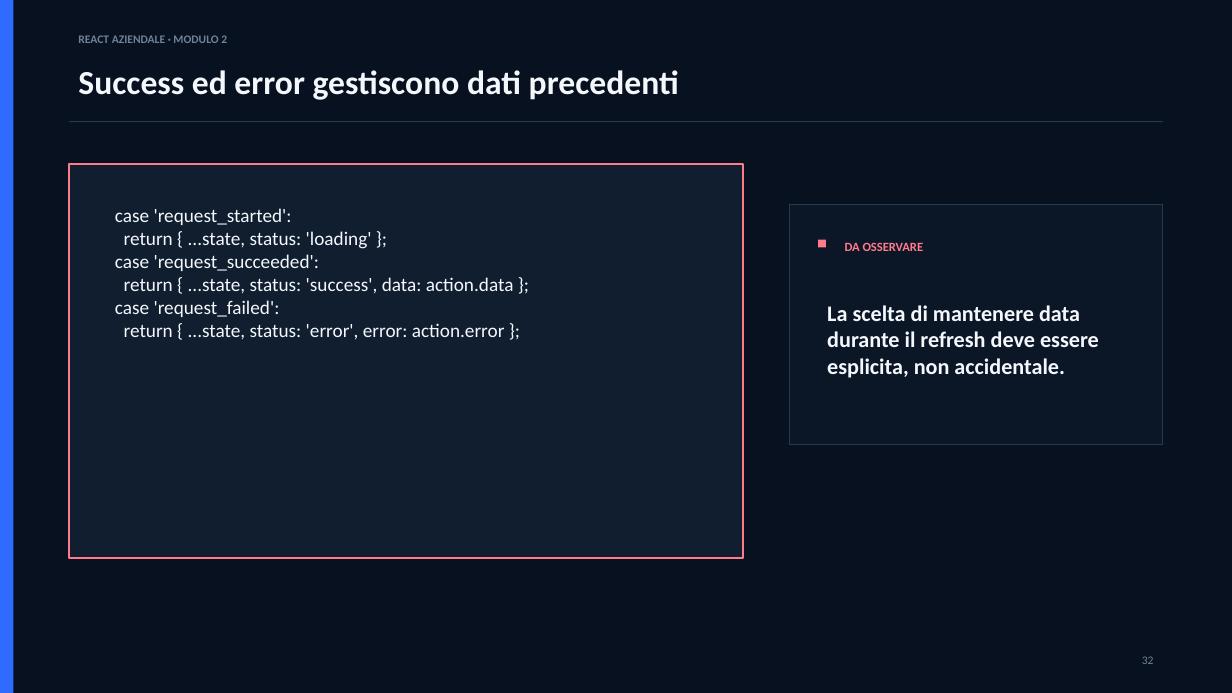
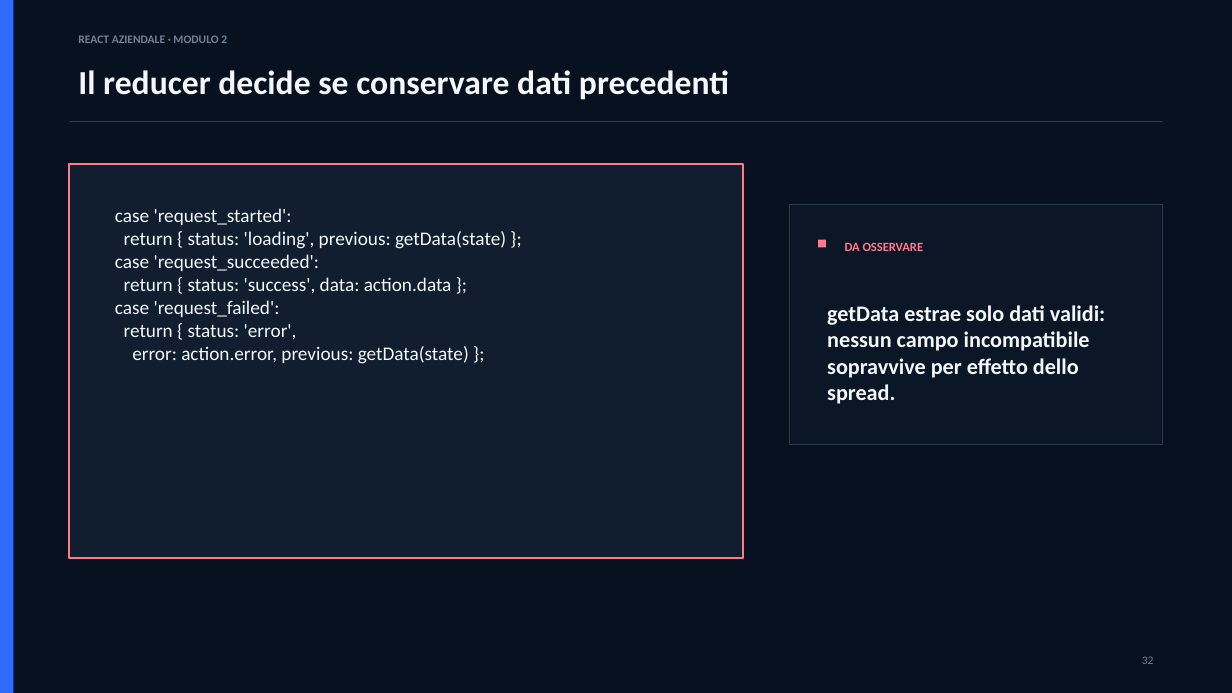
Before and after one commit to marius93rm/reactAziendale, a slide deck: slide 32 of materiali/slides/02-state-management-avanzato/Modulo_2_State_Management_Avanzato.pptx. Drawn at 1232x693 pixels with LibreOffice and Linux fonts; fonts in the diff are those of the drawing. Boxes give left, top, right and bottom in pixels: in the first picture for what was removed or moved away, otherwise in the second. Text is boxed around its words. In the diff, an @@ line names an element or a change of style, - is before the commit and + after.

Commit message:
Fix Module 2 state management deck

```diff
--- a/materiali/slides/02-state-management-avanzato/Modulo_2_State_Management_Avanzato.pptx
+++ b/materiali/slides/02-state-management-avanzato/Modulo_2_State_Management_Avanzato.pptx
@@ text at (78,70,729,100): text changed @@
-Success ed error gestiscono dati precedenti
+Il reducer decide se conservare dati precedenti
@@ text at (124,231,506,249): text changed @@
-return { ...state, status: 'loading' };
+return { status: 'loading', previous: getData(state) };
@@ text at (124,277,452,294): text changed @@
-return { ...state, status: 'success', data: action.data };
+return { status: 'success', data: action.data };
@@ text at (124,324,469,364): text changed @@
-return { ...state, status: 'error', error: action.error };
+return { status: 'error',
+error: action.error, previous: getData(state) };
@@ text at (827,305,1105,404): text changed @@
-La scelta di mantenere data durante il refresh deve essere esplicita, non accidentale.
+getData estrae solo dati validi: nessun campo incompatibile sopravvive per effetto dello spread.
```
Also in this commit, not shown: 7 other slides changed.
